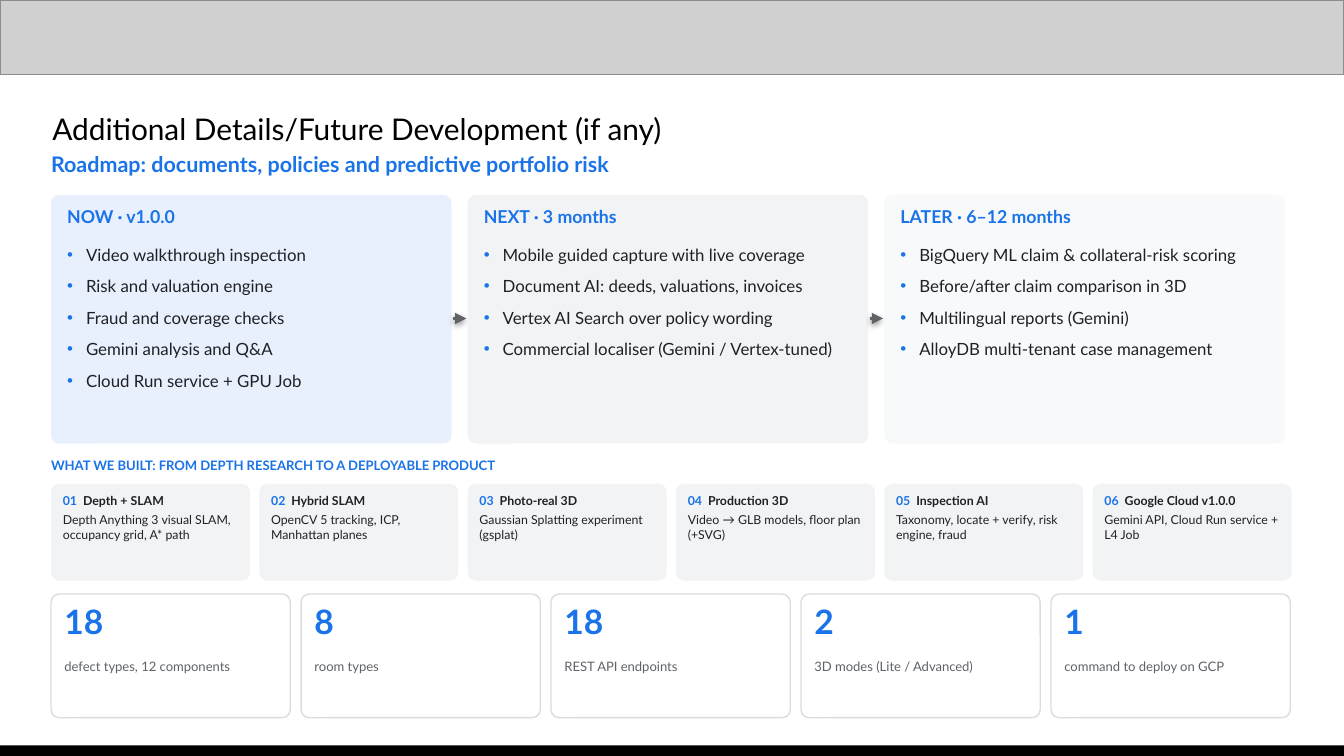
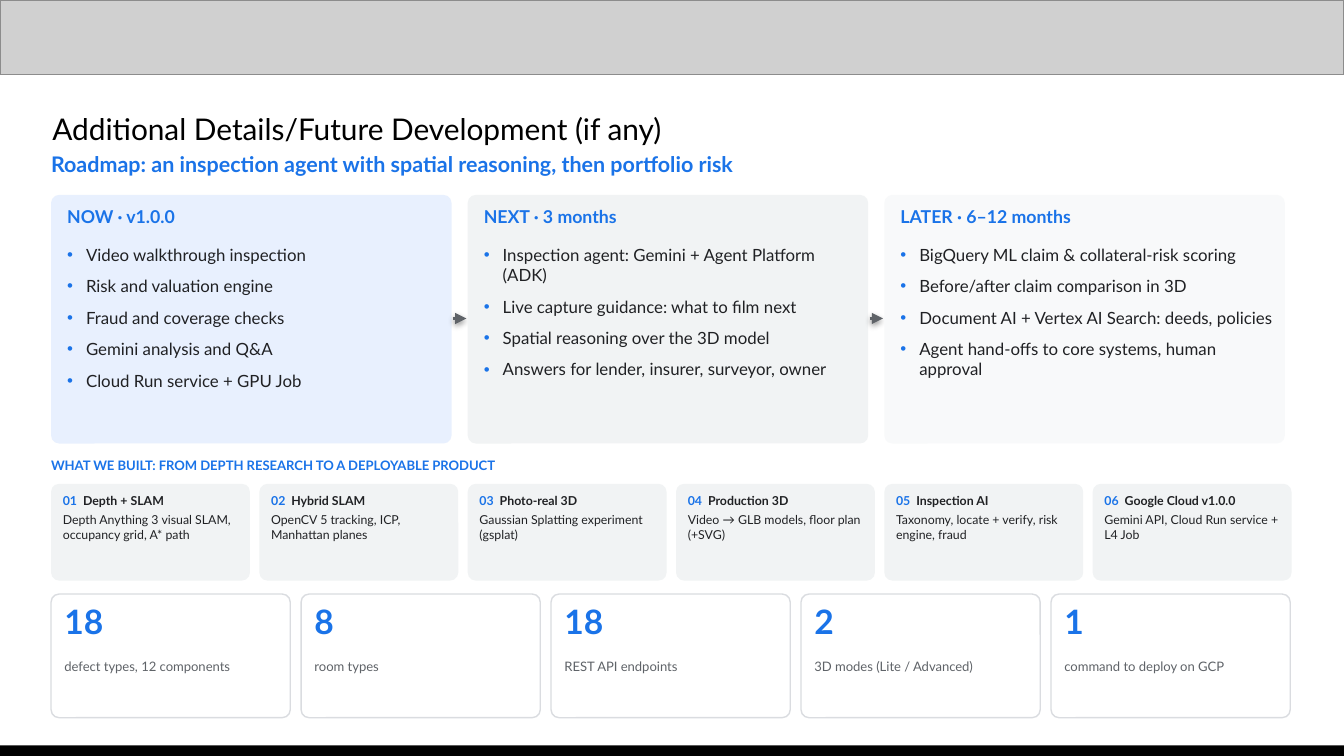
Before and after one commit to XCore-Lab/property-inspection-ai, a slide deck: slide 12 of docs/pitch-deck/Property_Inspection_AI_Submission_Xcore.pptx. Drawn at 1344x756 pixels with LibreOffice and Linux fonts; fonts in the diff are those of the drawing; grey boxes stand for pictures. Boxes give left, top, right and bottom in pixels: in the first picture for what was removed or moved away, otherwise in the second. Text is boxed around its words. In the diff, an @@ line names an element or a change of style, - is before the commit and + after.

Commit message:
Submission deck roadmap: next an inspection agent (Gemini on Agent Platform: live capture guidance, spatial reasoning over the 3D model, answers per stakeholder), later agent hand-offs to core systems; PDF regenerated from the same file (includes team photos)

```diff
--- a/docs/pitch-deck/Property_Inspection_AI_Submission_Xcore.pptx
+++ b/docs/pitch-deck/Property_Inspection_AI_Submission_Xcore.pptx
@@ text at (51,156,733,176): text changed @@
-Roadmap: documents, policies and predictive portfolio risk
+Roadmap: an inspection agent with spatial reasoning, then portfolio risk
@@ text at (503,248,826,378): text changed @@
-• Mobile guided capture with live coverage
-• Document AI: deeds, valuations, invoices
-• Vertex AI Search over policy wording
-• Commercial localiser (Gemini / Vertex-tuned)
+• Inspection agent: Gemini + Agent Platform (ADK)
+• Live capture guidance: what to film next
+• Spatial reasoning over the 3D model
+• Answers for lender, insurer, surveyor, owner
@@ text at (919,311,1272,378): text changed @@
-• Multilingual reports (Gemini)
-• AlloyDB multi-tenant case management
+• Document AI + Vertex AI Search: deeds, policies
+• Agent hand-offs to core systems, human approval
```
Also in this commit, not shown: 1 other file.
